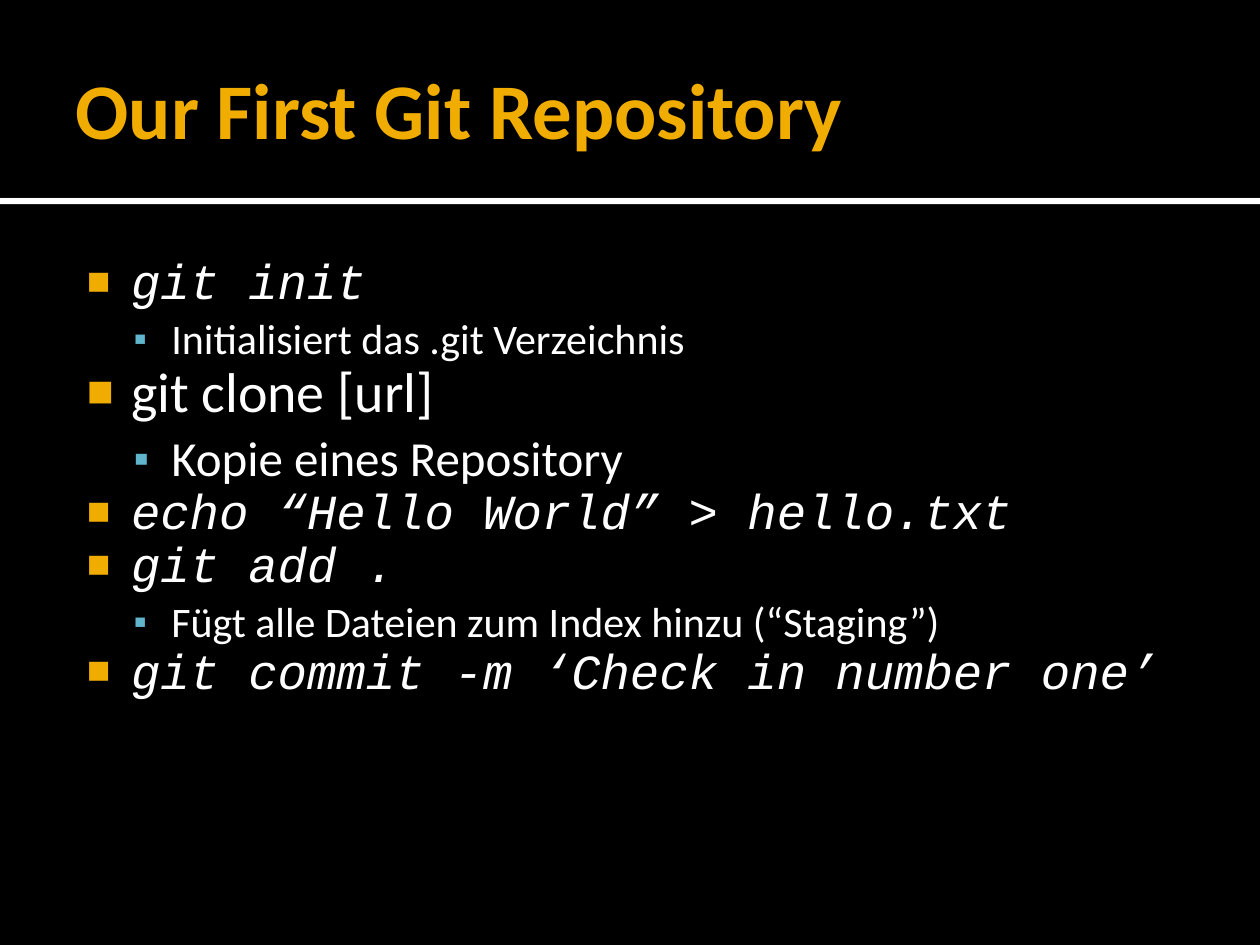
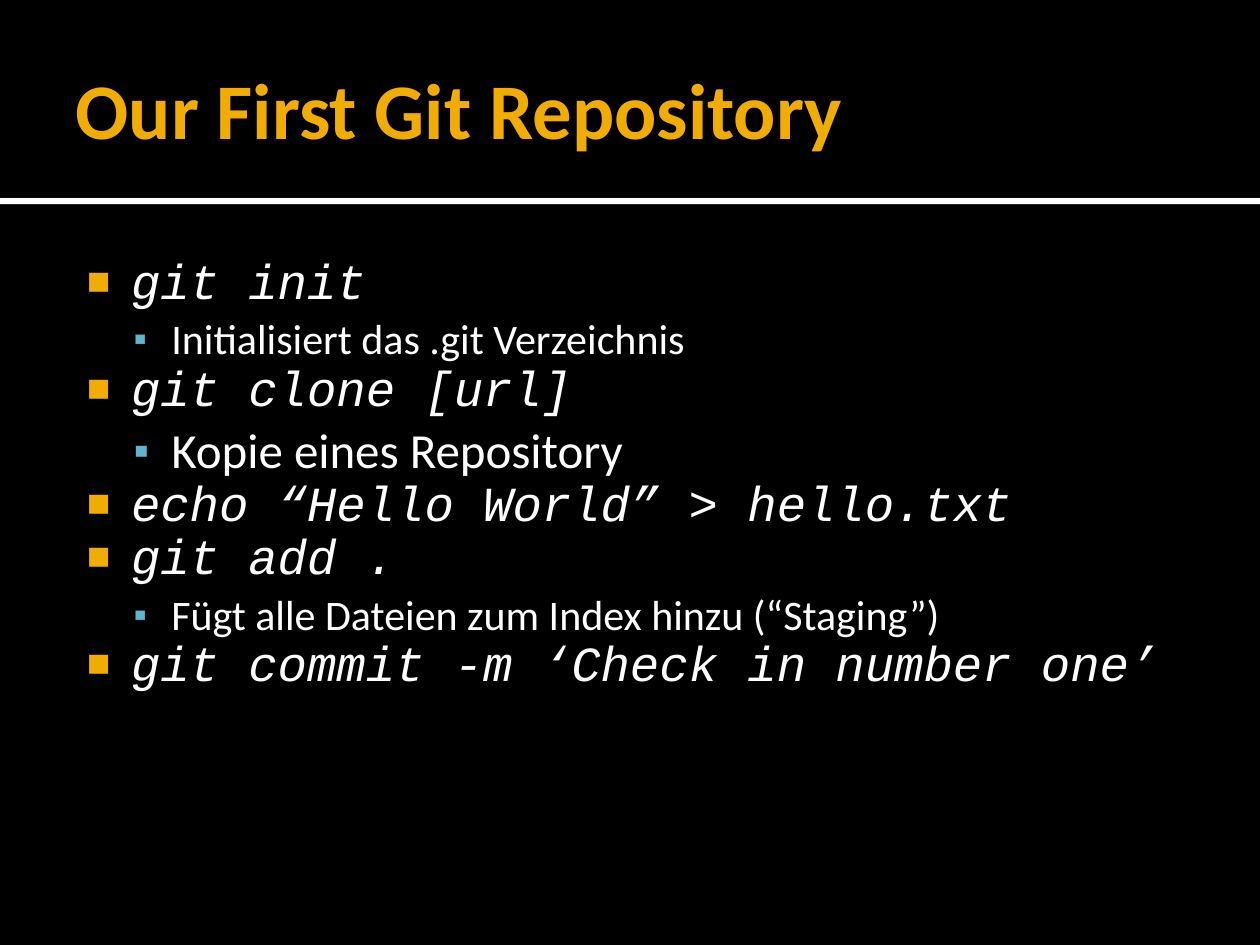
Before and after one commit to forki/GitTalk, a slide deck: slide 17 of GitTalk.pptx. Drawn at 1260x945 pixels with LibreOffice and Linux fonts; fonts in the diff are those of the drawing. Boxes give left, top, right and bottom in pixels: in the first picture for what was removed or moved away, otherwise in the second. Text is boxed around its words. In the diff, an @@ line names an element or a change of style, - is before the commit and + after.

```diff
--- a/GitTalk.pptx
+++ b/GitTalk.pptx
@@ text at (x1=131, y1=370, x2=572, y2=417): size 32 to 28 pt, font Calibri to Courier New, italic on in "git clone [url]" @@
```
Also in this commit, not shown: 5 other slides changed.
